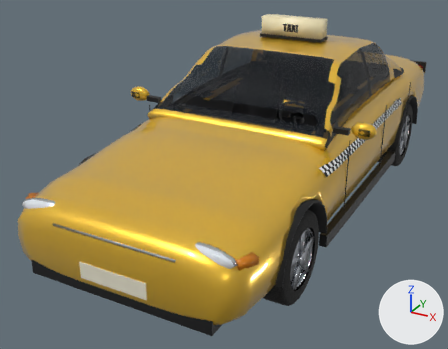
Two versions of the Blender file blender/car_taxi.blend, one commit apart.
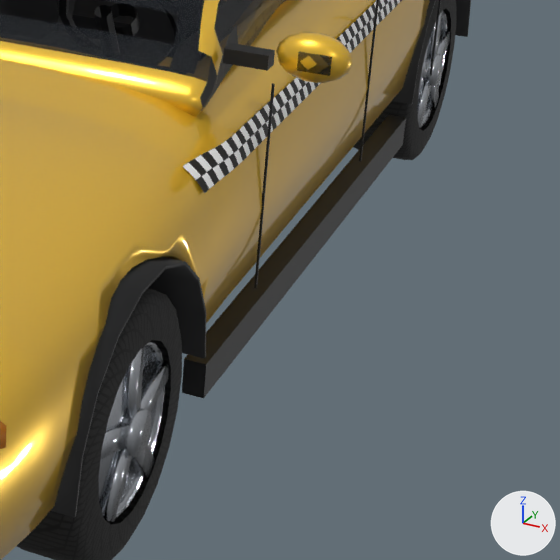
Old and new are each drawn whole from a camera (50 mm lens) standing at (2.21, -4.93, 2.6) and looking at (-0.3, -0.37, 0.32) and again close up on the part from 57% to 100% of the width and 32% to 87% of the height. Every picture has the same lights, and +X, +Y and +Z are marked at lower right. The last two pictures show the newer version.

Objects in the first close-up: 'Body', 'Door_L', 'wheel_FL', 'wheel_RL'.
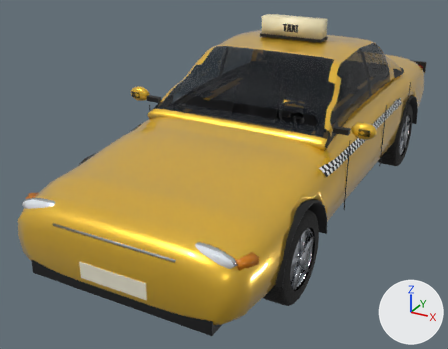
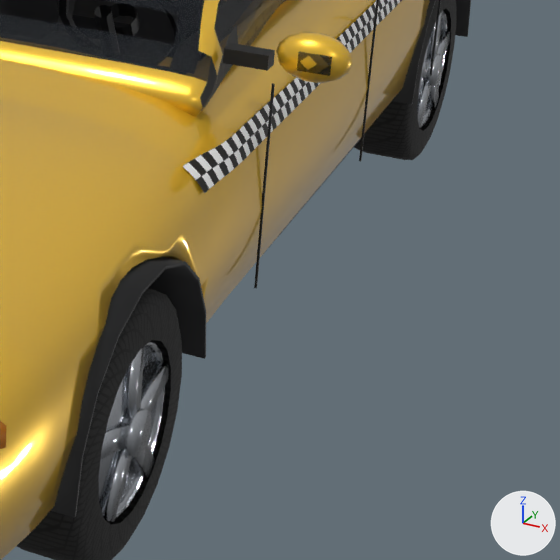
What differs and where, as boxes [x1, y1, x2, y2] in the close-ups (560 x 560 px; the box of a moved part takes in the faces that stretch with it):
part 1 of me_taxi_body, moved or reshaped (mostly hidden afterwards)
    before: [182, 115, 406, 398]
    after: [253, 137, 362, 266]
part 2 of me_taxi_body, surface changed
    before: [182, 77, 406, 398]
    after: [184, 77, 380, 359]

Edits to the bpy script that builds the scene:
```text
Change me_taxi_body:
    used by ob_body; parent = ob_taxi; location = (0.0, 0.0, 0.0)
    remove me_taxi_body.from_pydata(...)  # 4136 vertices, 3558 faces; spans x -1.12..1.12, y -2.37..2.46, z 0.21..1.64
    add me_taxi_body.from_pydata(...)  # 4136 vertices, 3558 faces; spans x -1.12..1.12, y -2.37..2.46, z 0.22..1.64
    me_taxi_body part 1
    me_taxi_body.vertices[2908].co: (0.86, -0.98, 0.21) -> (0.74, -0.93, 0.23)  # pixel (181, 392) -> not seen
    me_taxi_body.vertices[2909].co: (0.86, -0.98, 0.31) -> (0.74, -0.93, 0.31)  # pixel (184, 358) -> not seen
    me_taxi_body.vertices[2910].co: (0.86, 0.98, 0.21) -> (0.74, 0.93, 0.23)
    me_taxi_body.vertices[2911].co: (0.86, 0.98, 0.31) -> (0.74, 0.93, 0.31)  # pixel (388, 114) -> not seen
    me_taxi_body.vertices[2912].co: (0.92, -0.98, 0.21) -> (0.79, -0.93, 0.23)  # pixel (203, 398) -> not seen
    me_taxi_body.vertices[2913].co: (0.92, -0.98, 0.31) -> (0.79, -0.93, 0.31)  # pixel (206, 364) -> not seen
    me_taxi_body.vertices[2914].co: (0.92, 0.98, 0.21) -> (0.79, 0.93, 0.23)  # pixel (402, 144) -> not seen
    me_taxi_body.vertices[2915].co: (0.92, 0.98, 0.31) -> (0.79, 0.93, 0.31)  # pixel (406, 117) -> not seen
    me_taxi_body.vertices[3849].co: (0.86, -0.6, 0.21) -> (0.74, -0.6, 0.23)
    me_taxi_body.vertices[3850].co: (0.86, -0.6, 0.31) -> (0.74, -0.6, 0.31)  # pixel (234, 298) -> not seen
    me_taxi_body.vertices[3851].co: (0.92, -0.6, 0.21) -> (0.79, -0.6, 0.23)  # pixel (252, 336) -> pixel (208, 319)
    me_taxi_body.vertices[3852].co: (0.92, -0.6, 0.31) -> (0.79, -0.6, 0.31)  # pixel (255, 303) -> not seen
    me_taxi_body.vertices[3940].co: (0.86, 0.41, 0.31) -> (0.74, 0.41, 0.31)  # pixel (340, 172) -> not seen
    me_taxi_body.vertices[3941].co: (0.92, 0.41, 0.21) -> (0.79, 0.41, 0.23)  # pixel (355, 204) -> pixel (316, 191)
    me_taxi_body.vertices[3962].co: (0.86, 0.41, 0.21) -> (0.74, 0.41, 0.23)
    me_taxi_body.vertices[3963].co: (0.92, 0.41, 0.31) -> (0.79, 0.41, 0.31)  # pixel (358, 175) -> not seen
    me_taxi_body part 2: 3386 kept faces spanning x -1.12..1.12, y -2.37..2.46, z 0.22..1.64 get new texture (UV) coordinates
    other edits to the shape of me_taxi_body do not show in these pictures
```
